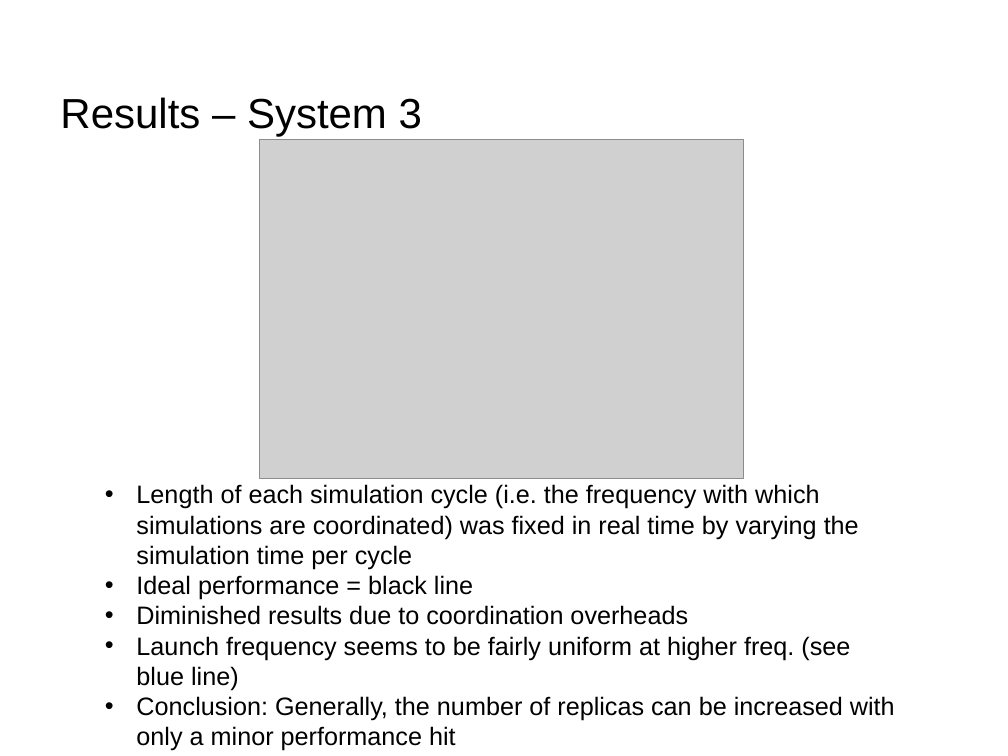
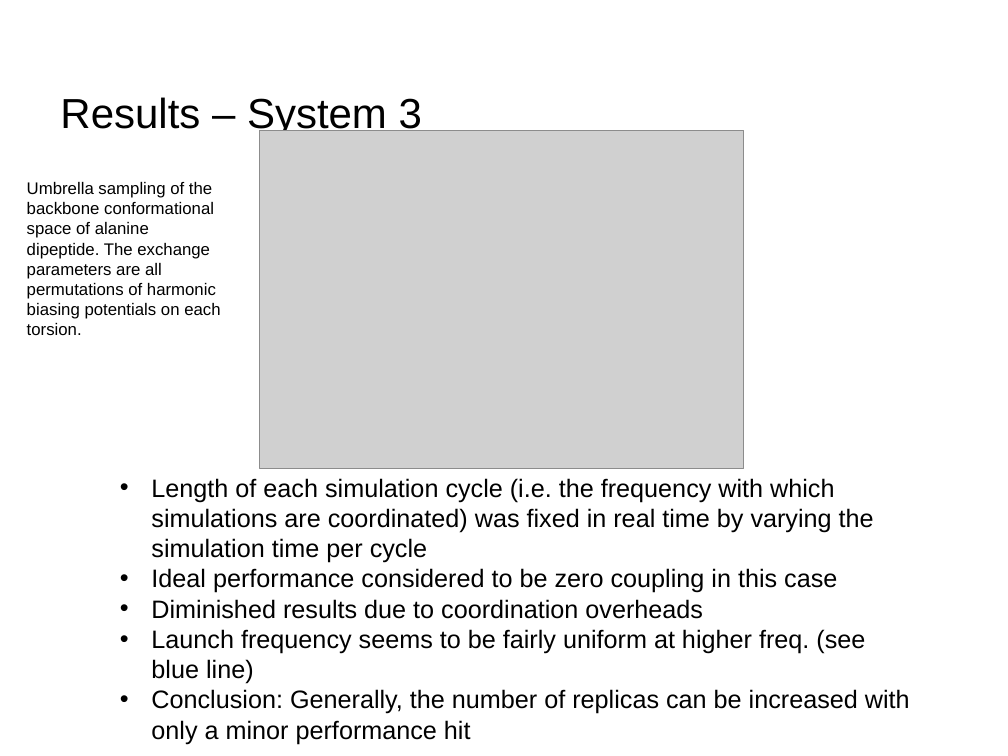
Before and after one commit to saga-project/presentations, a slide deck: slide 22 of 2013-XSEDE-CDI.pptx (slide 13 before the commit). Drawn at 1008x756 pixels with LibreOffice and Linux fonts; fonts in the diff are those of the drawing; grey boxes stand for pictures; background and template pictures are left out. Boxes give left, top, right and bottom in pixels: in the first picture for what was removed or moved away, otherwise in the second. Text is boxed around its words. In the diff, an @@ line names an element or a change of style, - is before the commit and + after.

```diff
--- a/2013-XSEDE-CDI.pptx
+++ b/2013-XSEDE-CDI.pptx
@@ picture: place and size @@
-picture at (260, 140, 745, 479)
+picture at (260, 130, 745, 469)
@@ text added at (27, 182, 220, 335), 12 pt, text #000000 @@
+Umbrella sampling of the backbone conformational space of alanine
+dipeptide. The exchange parameters are all permutations of harmonic
+biasing potentials on each torsion.
@@ text "Length of each simulation cycle ...": place and size @@
-text "Length of each simulation cycle ..." at (136, 484, 895, 751)
+text "Length of each simulation cycle ..." at (151, 478, 910, 744)
@@ text at (151, 568, 837, 593): text changed @@
-• Ideal performance = black line
+• Ideal performance considered to be zero coupling in this case
```
Also in this commit, not shown: 8 other slides changed, 15 slides added, 4 slides removed, 1 other file.
